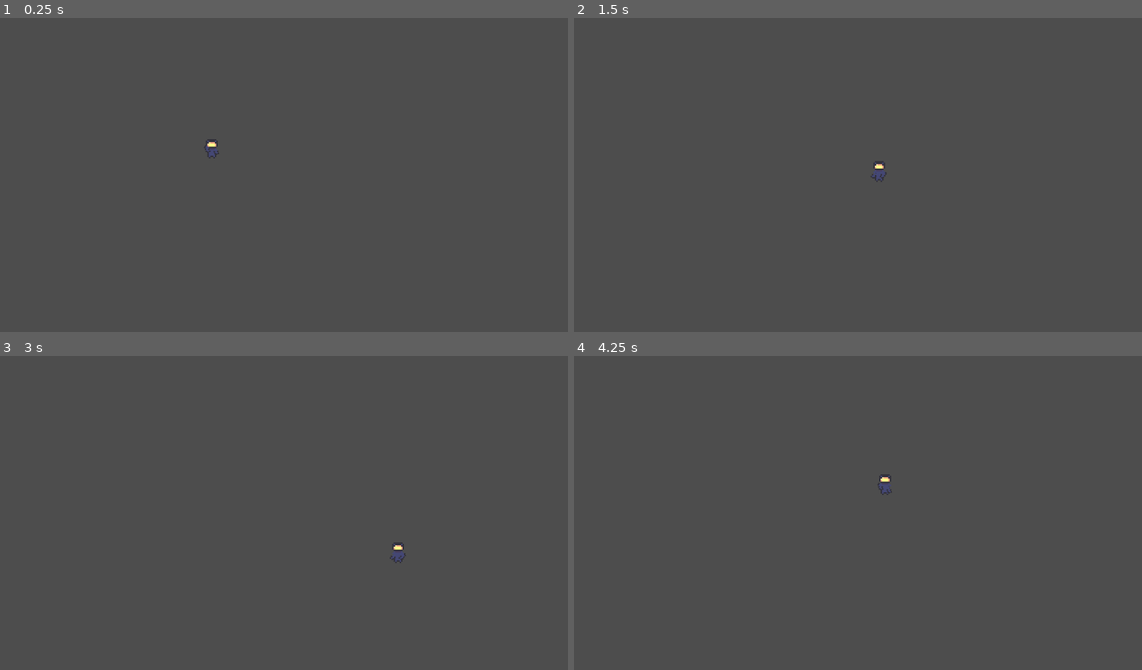
Above: before the commit, frames 1-4 (two rows, left to right).
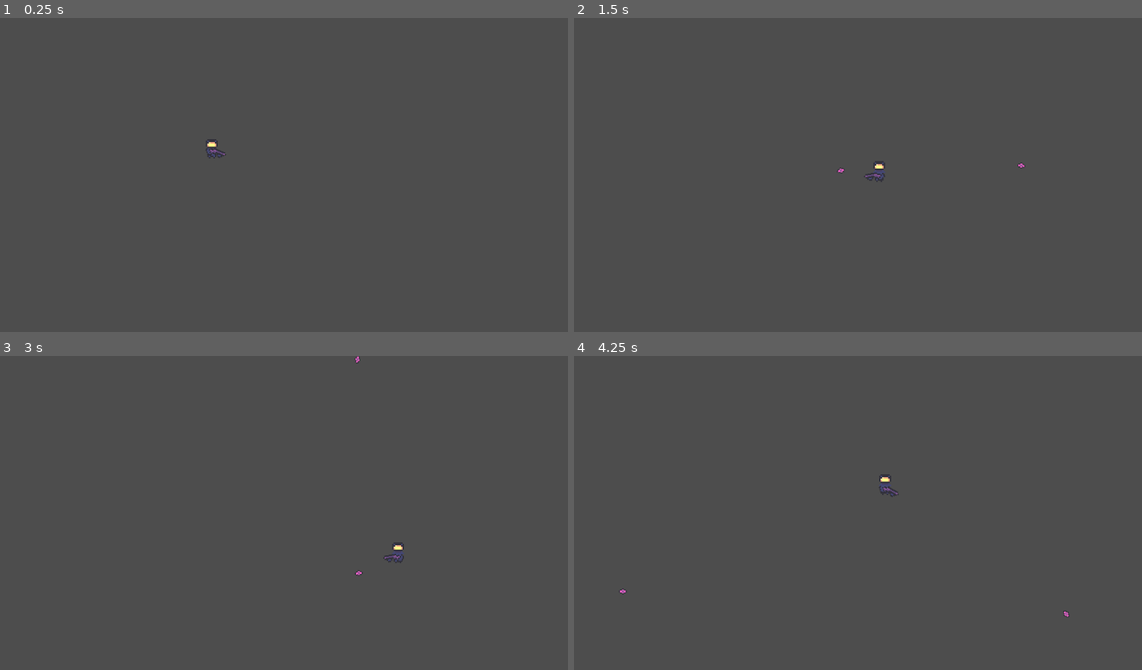
Above: after the commit, the same moments.

Repository: Pedr0P4/AstraEternum
Game: Godot game, scene res://Scenes/game.tscn
The game is run twice, just before and just after one commit, with the same random seed, the same clock (stepped at 60 frames per second) and the same inputs.
Inputs (mouse positions are in pixels of both pictures, inside the frame that each line leads up to):
- Up to frame 1 (0.25 s): no input
- Up to frame 2 (1.5 s): tap Enter at 0.5 s; move the mouse to (982, 162) at 0.52 s; hold D (right) 0.53-1.28 s; click (982, 162) at 0.6 s; move the mouse to (738, 193) at 1.27 s; hold S (down) from 1.28 s (still down); click (738, 193) at 1.35 s
- Up to frame 3 (3 s): move the mouse to (340, 447) at 2.02 s; release S (down) at 2.03 s; hold D (right) 2.03-2.78 s; click (340, 447) at 2.1 s; move the mouse to (255, 582) at 2.77 s; hold W (up) from 2.78 s (still down); click (255, 582) at 2.85 s
- Up to frame 4 (4.25 s): move the mouse to (1028, 566) at 3.52 s; release W (up) at 3.53 s; hold A (left) from 3.53 s (still down); click (1028, 566) at 3.6 s

The runs differ from the first frame. In frame 1, less than 0.1% of the frame differs, in the area x 35-40%, y 40-45%; in frame 2, less than 0.1%; in frame 3, less than 0.1%; in frame 4, less than 0.1%, in the area x 7-88%, y 40-84%.

Commit message:
Algoritmo de tiro

Diff:
--- /dev/null
+++ b/Scenes/Components/bullet.tscn
@@ -0,0 +1,51 @@
+[gd_scene load_steps=8 format=3 uid="uid://b6rlo1qrfn4qx"]
+
+[ext_resource type="Script" uid="uid://da728f3l0vujk" path="res://Scripts/pink-laser.gd" id="1_1wk8m"]
+[ext_resource type="Texture2D" uid="uid://hesds3aiyyb5" path="res://Assets/SpriteSheets/bullet.png" id="1_mjcmj"]
+
+[sub_resource type="AtlasTexture" id="AtlasTexture_1wk8m"]
+atlas = ExtResource("1_mjcmj")
+region = Rect2(0, 0, 8, 8)
+
+[sub_resource type="AtlasTexture" id="AtlasTexture_nktle"]
+atlas = ExtResource("1_mjcmj")
+region = Rect2(8, 0, 8, 8)
+
+[sub_resource type="AtlasTexture" id="AtlasTexture_buujw"]
+atlas = ExtResource("1_mjcmj")
+region = Rect2(16, 0, 8, 8)
+
+[sub_resource type="SpriteFrames" id="SpriteFrames_v2k8r"]
+animations = [{
+"frames": [{
+"duration": 1.0,
+"texture": SubResource("AtlasTexture_1wk8m")
+}, {
+"duration": 1.0,
+"texture": SubResource("AtlasTexture_nktle")
+}, {
+"duration": 1.0,
+"texture": SubResource("AtlasTexture_buujw")
+}],
+"loop": true,
+"name": &"default",
+"speed": 14.0
+}]
+
+[sub_resource type="RectangleShape2D" id="RectangleShape2D_mjcmj"]
+size = Vector2(6, 4)
+
+[node name="pink-laser" type="CharacterBody2D"]
+z_index = 1
+scale = Vector2(3, 3)
+collision_layer = 2
+collision_mask = 2
+script = ExtResource("1_1wk8m")
+
+[node name="Sprite" type="AnimatedSprite2D" parent="."]
+sprite_frames = SubResource("SpriteFrames_v2k8r")
+autoplay = "default"
+frame_progress = 0.989195
+
+[node name="CollisionShape2D" type="CollisionShape2D" parent="."]
+shape = SubResource("RectangleShape2D_mjcmj")
--- /dev/null
+++ b/Scenes/Components/explosion.tscn
@@ -0,0 +1,58 @@
+[gd_scene load_steps=9 format=3 uid="uid://c24mgskddhr78"]
+
+[ext_resource type="Texture2D" uid="uid://d0gav8imtp7fy" path="res://Assets/SpriteSheets/explosion.png" id="1_xdt2d"]
+
+[sub_resource type="AtlasTexture" id="AtlasTexture_wvlcn"]
+atlas = ExtResource("1_xdt2d")
+region = Rect2(0, 0, 22, 16)
+
+[sub_resource type="AtlasTexture" id="AtlasTexture_0sx40"]
+atlas = ExtResource("1_xdt2d")
+region = Rect2(22, 0, 22, 16)
+
+[sub_resource type="AtlasTexture" id="AtlasTexture_0j50u"]
+atlas = ExtResource("1_xdt2d")
+region = Rect2(44, 0, 22, 16)
+
+[sub_resource type="AtlasTexture" id="AtlasTexture_r0rnt"]
+atlas = ExtResource("1_xdt2d")
+region = Rect2(66, 0, 22, 16)
+
+[sub_resource type="AtlasTexture" id="AtlasTexture_k8ott"]
+atlas = ExtResource("1_xdt2d")
+region = Rect2(88, 0, 22, 16)
+
+[sub_resource type="AtlasTexture" id="AtlasTexture_hroe5"]
+atlas = ExtResource("1_xdt2d")
+region = Rect2(110, 0, 22, 16)
+
+[sub_resource type="SpriteFrames" id="SpriteFrames_40mkp"]
+animations = [{
+"frames": [{
+"duration": 1.0,
+"texture": SubResource("AtlasTexture_wvlcn")
+}, {
+"duration": 1.0,
+"texture": SubResource("AtlasTexture_0sx40")
+}, {
+"duration": 1.0,
+"texture": SubResource("AtlasTexture_0j50u")
+}, {
+"duration": 1.0,
+"texture": SubResource("AtlasTexture_r0rnt")
+}, {
+"duration": 1.0,
+"texture": SubResource("AtlasTexture_k8ott")
+}, {
+"duration": 1.0,
+"texture": SubResource("AtlasTexture_hroe5")
+}],
+"loop": true,
+"name": &"default",
+"speed": 15.0
+}]
+
+[node name="Explosion" type="AnimatedSprite2D"]
+sprite_frames = SubResource("SpriteFrames_40mkp")
+frame = 2
+frame_progress = 0.859673
--- /dev/null
+++ b/Scenes/Components/laser_gun.tscn
@@ -0,0 +1,52 @@
+[gd_scene load_steps=7 format=3 uid="uid://bqq7y1c1oxl1u"]
+
+[ext_resource type="Texture2D" uid="uid://ce5klyfn3dno5" path="res://Assets/DotAse/Sprites/Provs/Ast_arm.png" id="1_ei6jx"]
+[ext_resource type="Script" uid="uid://62p8e3wrkghl" path="res://Scripts/gun.gd" id="1_wql21"]
+[ext_resource type="PackedScene" uid="uid://b6rlo1qrfn4qx" path="res://Scenes/Components/bullet.tscn" id="2_d8hd3"]
+
+[sub_resource type="AtlasTexture" id="AtlasTexture_wql21"]
+atlas = ExtResource("1_ei6jx")
+region = Rect2(0, 0, 14, 10)
+
+[sub_resource type="AtlasTexture" id="AtlasTexture_d8hd3"]
+atlas = ExtResource("1_ei6jx")
+region = Rect2(14, 0, 14, 10)
+
+[sub_resource type="SpriteFrames" id="SpriteFrames_g0vbd"]
+animations = [{
+"frames": [{
+"duration": 1.0,
+"texture": SubResource("AtlasTexture_wql21")
+}],
+"loop": true,
+"name": &"Sides",
+"speed": 5.0
+}, {
+"frames": [{
+"duration": 1.0,
+"texture": SubResource("AtlasTexture_d8hd3")
+}],
+"loop": true,
+"name": &"Up_Down",
+"speed": 5.0
+}]
+
+[node name="LaserGun" type="Node2D"]
+z_index = 10
+script = ExtResource("1_wql21")
+bullet = ExtResource("2_d8hd3")
+
+[node name="Sprite" type="AnimatedSprite2D" parent="."]
+sprite_frames = SubResource("SpriteFrames_g0vbd")
+animation = &"Up_Down"
+autoplay = "Sides"
+offset = Vector2(3.105, 0)
+
+[node name="ShootCD" type="Timer" parent="."]
+wait_time = 0.2
+one_shot = true
+
+[node name="Position" type="Marker2D" parent="."]
+position = Vector2(7, 0)
+
+[connection signal="timeout" from="ShootCD" to="." method="_on_shoot_cd_timeout"]
--- a/Scenes/Components/player.tscn
+++ b/Scenes/Components/player.tscn
@@ -1,8 +1,8 @@
-[gd_scene load_steps=23 format=3 uid="uid://cluqhmv1qfhcw"]
+[gd_scene load_steps=20 format=3 uid="uid://cluqhmv1qfhcw"]
 
 [ext_resource type="Script" uid="uid://erigdd5s0fud" path="res://Scripts/player.gd" id="1_coypj"]
 [ext_resource type="Texture2D" uid="uid://cacs8olng4e0h" path="res://Assets/SpriteSheets/Ast_noarm.png" id="2_i6t11"]
-[ext_resource type="Texture2D" uid="uid://drxe1x1kapuow" path="res://Assets/SpriteSheets/Ast_arm.png" id="3_i6t11"]
+[ext_resource type="PackedScene" uid="uid://bqq7y1c1oxl1u" path="res://Scenes/Components/laser_gun.tscn" id="3_i6t11"]
 
 [sub_resource type="AtlasTexture" id="AtlasTexture_sgrgp"]
 atlas = ExtResource("2_i6t11")
@@ -128,34 +128,8 @@
 [sub_resource type="RectangleShape2D" id="RectangleShape2D_07w4o"]
 size = Vector2(8, 12)
 
-[sub_resource type="AtlasTexture" id="AtlasTexture_p0vwk"]
-atlas = ExtResource("3_i6t11")
-region = Rect2(0, 0, 16, 16)
-
-[sub_resource type="AtlasTexture" id="AtlasTexture_i2f80"]
-atlas = ExtResource("3_i6t11")
-region = Rect2(16, 0, 16, 16)
-
-[sub_resource type="SpriteFrames" id="SpriteFrames_3xpea"]
-animations = [{
-"frames": [{
-"duration": 1.0,
-"texture": SubResource("AtlasTexture_p0vwk")
-}],
-"loop": true,
-"name": &"Sides",
-"speed": 0.0
-}, {
-"frames": [{
-"duration": 1.0,
-"texture": SubResource("AtlasTexture_i2f80")
-}],
-"loop": true,
-"name": &"Up_Down",
-"speed": 0.0
-}]
-
 [node name="Player" type="CharacterBody2D"]
+z_index = 5
 scale = Vector2(3, 3)
 script = ExtResource("1_coypj")
 
@@ -167,7 +141,6 @@
 position = Vector2(0, -1)
 shape = SubResource("RectangleShape2D_07w4o")
 
-[node name="Arms" type="AnimatedSprite2D" parent="."]
-sprite_frames = SubResource("SpriteFrames_3xpea")
-animation = &"Sides"
-autoplay = "Sides"
+[node name="LaserGun" parent="." node_paths=PackedStringArray("related") instance=ExtResource("3_i6t11")]
+position = Vector2(0, 1.33333)
+related = NodePath("..")
--- /dev/null
+++ b/Scripts/gun.gd
@@ -0,0 +1,17 @@
+extends Weapon
+
+var can_shoot: bool;
+
+func _ready() -> void:
+	can_shoot = true;
+
+# Called every frame. 'delta' is the elapsed time since the previous frame.
+func _process(delta: float) -> void:
+	point($Sprite);
+	if Input.is_action_just_pressed("click") && can_shoot:
+		fire($Position);
+		can_shoot = false;
+		$ShootCD.start();
+
+func _on_shoot_cd_timeout() -> void:
+	can_shoot = true;
--- /dev/null
+++ b/Scripts/pink-laser.gd
@@ -0,0 +1,11 @@
+extends Projectile
+
+func _ready() -> void:
+	global_position = pos;
+	global_rotation = rot;
+	scale = Vector2(scl, scl);
+	explosion = preload("res://Scenes/Components/explosion.tscn");
+
+func _physics_process(delta: float) -> void:
+	define_velocity();
+	var collision = move_and_collide(velocity * delta);
--- a/Scripts/player.gd
+++ b/Scripts/player.gd
@@ -5,17 +5,10 @@
 @onready var player_collider: CollisionShape2D = $PlayerCollision;
 const VELOCITY: int = 250;
 
-# Called when the node enters the scene tree for the first time.
-func _ready() -> void:
-	pass # Replace with function body.
-
-# Called every frame. 'delta' is the elapsed time since the previous frame.
 func _process(delta: float) -> void:
-
 	var mouse_pos: Vector2 = get_viewport().get_mouse_position();
 	var globalM_pos: Vector2 = get_global_mouse_position();
 	var x_cap: float = abs(globalM_pos.y - position.y)*1.2;
-
 	if velocity != Vector2.ZERO:
 		if mouse_pos.y > position.y:
 			player_sprite.play("Move_down");
@@ -29,24 +22,9 @@
 		else:
 			player_sprite.play("IdleF");
 
-	$Arms.z_index = 1;
-	if(globalM_pos.x < position.x + x_cap && globalM_pos.x > position.x - x_cap):
-		$Arms.play("Up_Down");
-		$Arms.rotate(-(PI/2));
-		$Arms.flip_v = false;
-		if globalM_pos.y < position.y:
-			$Arms.z_index = -1;
-	else:
-		$Arms.play("Sides");
-		$Arms.rotate(0);
-		if globalM_pos.x < position.x:
-			$Arms.flip_v = true;
-		else:
-			$Arms.flip_v = false;
-
 func _physics_process(delta: float) -> void:
 	var direction = Input.get_vector("left", "right", "up", "down");
 	velocity = direction * VELOCITY;
-	$Arms.look_at(get_global_mouse_position());
+	$LaserGun.look_at(get_global_mouse_position());
 
 	move_and_slide();
--- /dev/null
+++ b/Scripts/projectile.gd
@@ -0,0 +1,27 @@
+extends CharacterBody2D
+class_name Projectile
+
+var speed = 500;
+var pos: Vector2;
+var rot: float;
+var dir: float;
+var scl: float;
+var explosion: PackedScene;
+
+func destroy_projectile_outside_scene() -> void:
+	if(
+		global_position.x > get_viewport_rect().size.x ||
+		global_position.x < 0 ||
+		global_position.y > get_viewport_rect().size.y ||
+		global_position.y < 0
+		):
+			queue_free();
+
+func destroy_and_explode() -> void:
+	queue_free();
+	var explosion_instance = explosion.instantiate();
+	explosion_instance.global_position = global_position;
+	get_parent().add_child(explosion_instance);
+
+func define_velocity() -> void:
+	velocity = Vector2(speed, 0).rotated(dir);
--- /dev/null
+++ b/Scripts/weapon.gd
@@ -0,0 +1,30 @@
+extends Node2D
+class_name Weapon
+
+@export var related: Player;
+@export var bullet: PackedScene;
+
+func point(sprite: AnimatedSprite2D) -> void:
+	var globalM_pos: Vector2 = get_global_mouse_position();
+	var x_cap: float = abs(globalM_pos.y - related.position.y)*1.2;
+	z_index = 1;
+	if(globalM_pos.x < related.position.x + x_cap && globalM_pos.x > related.position.x - x_cap):
+		sprite.play("Up_Down");
+		sprite.flip_v = false;
+		if globalM_pos.y < related.position.y:
+			z_index = -1;
+	else:
+		sprite.play("Sides");
+		sprite.rotate(0);
+		if globalM_pos.x < related.position.x:
+			sprite.flip_v = true;
+		else:
+			sprite.flip_v = false;
+
+func fire(marker: Marker2D) -> void:
+	var bullet_instance = bullet.instantiate();
+	bullet_instance.dir = rotation;
+	bullet_instance.pos = marker.global_position;
+	bullet_instance.rot = rotation - PI/2;
+	bullet_instance.scl = 2;
+	get_tree().current_scene.add_child(bullet_instance);
--- a/project.godot
+++ b/project.godot
@@ -54,6 +54,11 @@
 , Object(InputEventKey,"resource_local_to_scene":false,"resource_name":"","device":-1,"window_id":0,"alt_pressed":false …(186 unchanged characters)…
 ]
 }
+click={
+"deadzone": 0.2,
+"events": [Object(InputEventMouseButton,"resource_local_to_scene":false,"resource_name":"","device":-1,"window_id":0,"alt_pressed":false,"shift_pressed":false,"ctrl_pressed":false,"meta_pressed":false,"button_mask":0,"position":Vector2(0, 0),"global_position":Vector2(0, 0),"factor":1.0,"button_index":1,"canceled":false,"pressed":false,"double_click":false,"script":null)
+]
+}
 
 [rendering]
 
Binary file changed: Assets/DotAse/Sprites/Provs/Ast_arm.ase
Binary file added: Assets/DotAse/Sprites/Provs/Ast_arm.png
Not shown, added: Assets/DotAse/Sprites/Provs/Ast_arm.png.import
Binary file added: Assets/DotAse/Sprites/bullet.aseprite
Binary file added: Assets/DotAse/Sprites/bullet.png
Not shown, added: Assets/DotAse/Sprites/bullet.png.import
Binary file added: Assets/DotAse/Sprites/explosion.aseprite
Binary file added: Assets/SpriteSheets/bullet.png
Not shown, added: Assets/SpriteSheets/bullet.png.import
Binary file added: Assets/SpriteSheets/explosion.png
Not shown, added: Assets/SpriteSheets/explosion.png.import
Not shown, added: Scripts/gun.gd.uid
(and 3 more such lines)
